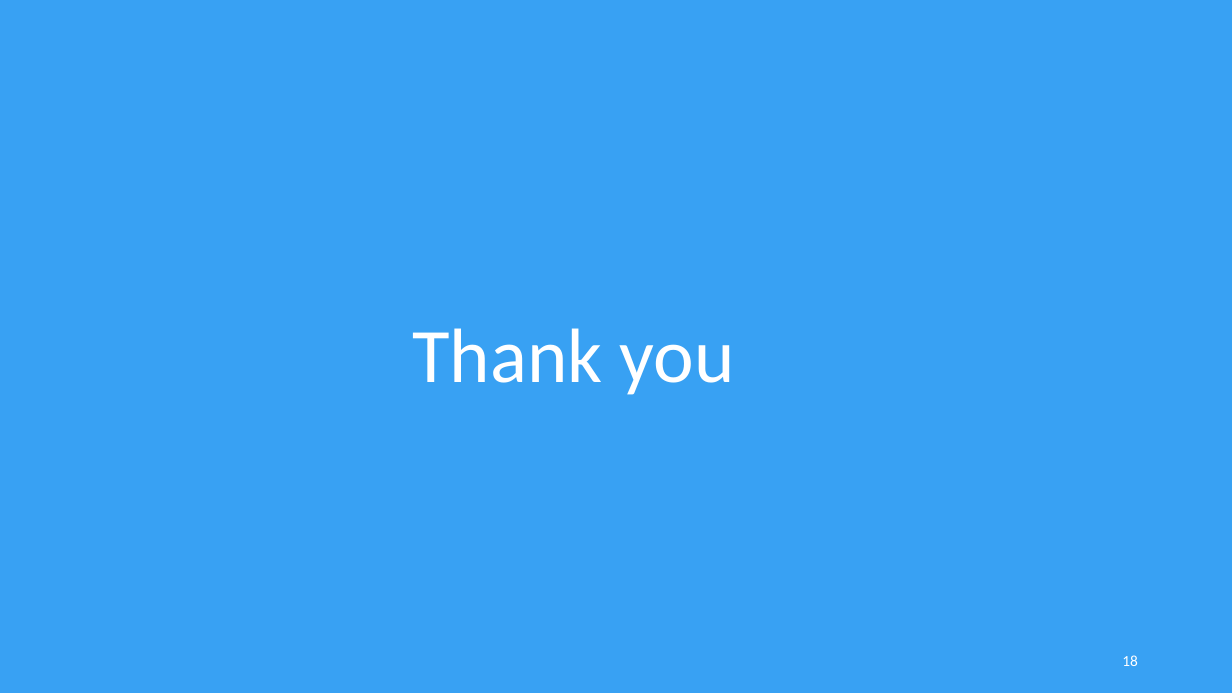
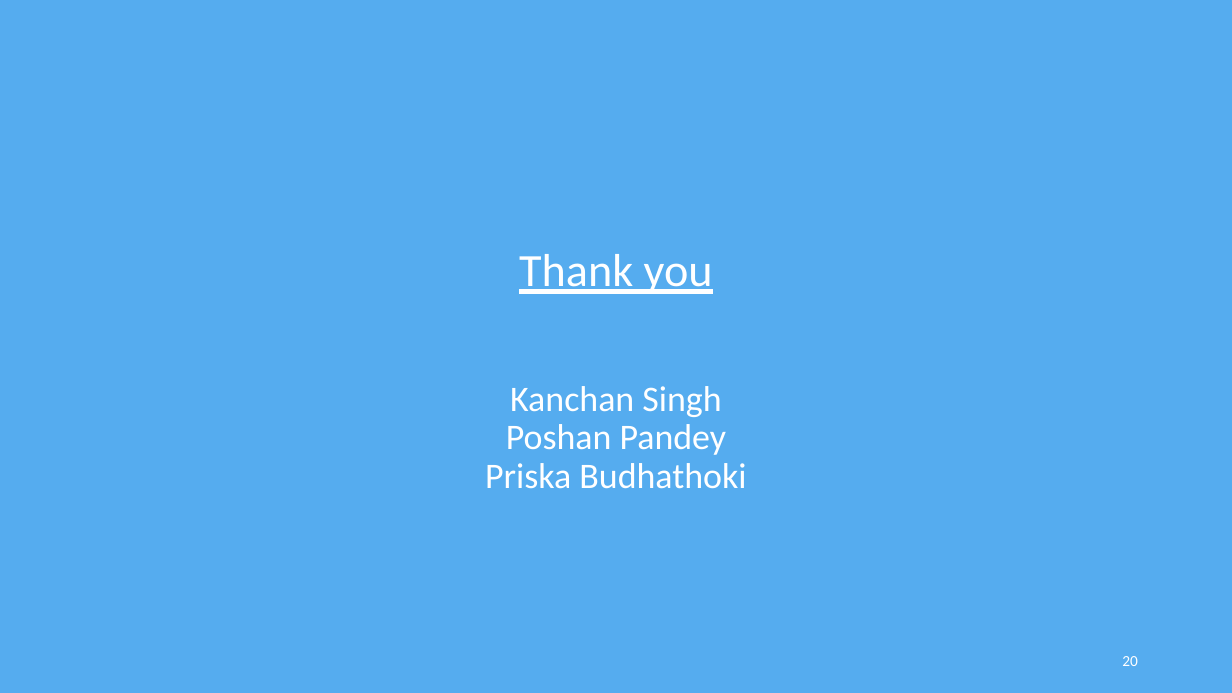
Before and after one commit to poshan0126/SentiMeter_Proposal_Documents, a slide deck: slide 20 of Project-Presentation.pptx (slide 18 before the commit). Drawn at 1232x693 pixels with LibreOffice and Linux fonts; fonts in the diff are those of the drawing. Boxes give left, top, right and bottom in pixels: in the first picture for what was removed or moved away, otherwise in the second. Text is boxed around its words. In the diff, an @@ line names an element or a change of style, - is before the commit and + after.

```diff
--- a/Project-Presentation.pptx
+++ b/Project-Presentation.pptx
@@ background #38A1F3 to #55ACEF @@
@@ title at <box>485,254,746,489</box>: text changed; size 60 to 28 pt @@
-Thank you
+Thank you
+Kanchan Singh
+Poshan Pandey
+Priska Budhathoki
@@ page number at <box>1122,656,1138,666</box>: text changed @@
-18
+20
```
Also in this commit, not shown: 15 other slides changed, 4 slides added, 2 slides removed, 2 other files.
